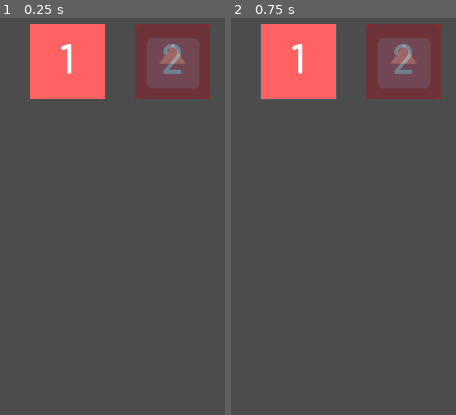
Above: before the commit, frames 1-2 (left to right).
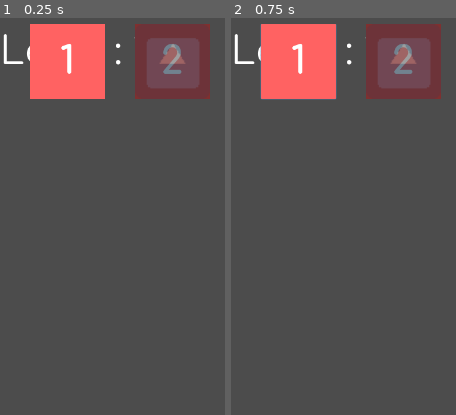
Above: after the commit, the same moments.

Repository: Clement-R/ludum_dare_49
Game: Godot game, scene res://Scenes/Game.tscn
Same seed, same stepped clock (60 frames per second), same inputs: the game is played once before the commit and once after it. The engine's default icon, where the game draws it, is replaced by a stand-in: a white triangle on a blue panel in a dark square.
Inputs (mouse positions are % of the whole screen's width and height, from its top left):
- Up to frame 1 (0.25 s): no input
- Up to frame 2 (0.75 s): click (15, 5) at 0.52 s
The pictures show only the part of the screen within x 0-50%, y 0-50%; the shares and areas given below are measured in that part.

The runs differ from the first frame. In frame 1, 0.3% of the frame differs, in the area x 1-60%, y 4-12%; in frame 2, 0.3%.

Commit message:
* fix wrong level index saved

Diff:
--- a/Actors/UI/UI.tscn
+++ b/Actors/UI/UI.tscn
@@ -103,5 +103,25 @@
 "_editor_description_": ""
 }
 
+[node name="Level" type="Label" parent="."]
+margin_top = 30.2449
+margin_right = 222.0
+margin_bottom = 102.245
+theme = ExtResource( 3 )
+custom_fonts/font = ExtResource( 4 )
+text = "Level : "
+__meta__ = {
+"_edit_use_anchors_": false
+}
+
+[node name="Levelndex" type="Label" parent="."]
+margin_left = 222.0
+margin_top = 30.2449
+margin_right = 422.0
+margin_bottom = 102.245
+theme = ExtResource( 3 )
+custom_fonts/font = ExtResource( 4 )
+text = "100"
+
 [connection signal="pressed" from="Victory/NextLevel" to="." method="_on_NextLevel_pressed"]
 [connection signal="pressed" from="Lose/Retry" to="." method="_on_Retry_pressed"]
--- a/Config/theme.tres
+++ b/Config/theme.tres
@@ -3,6 +3,7 @@
 [ext_resource path="res://Art/Fonts/BadComic_Font_0_3/TrueType/BadComic-Regular.ttf" type="DynamicFontData" id=1]
 
 [sub_resource type="DynamicFont" id=1]
+size = 32
 font_data = ExtResource( 1 )
 
 [resource]
--- a/Scripts/Events.gd
+++ b/Scripts/Events.gd
@@ -9,3 +9,4 @@
 
 signal next_level
 signal retry_level
+signal load_level(index)
--- a/Scripts/LevelSelection.gd
+++ b/Scripts/LevelSelection.gd
@@ -9,7 +9,6 @@
 
 	var levels = LevelsManager.get_all_levels()
 	var highest = LevelsManager.get_highest_level_completed()
-	highest += 1
 
 	var index = 0
 	for level in levels:
@@ -21,6 +20,6 @@
 		if index == 0:
 			button_instance.locked = false
 		else:
-			button_instance.locked = highest <= index;
+			button_instance.locked = highest < index;
 
 		index += 1
--- a/Scripts/LevelsManager.gd
+++ b/Scripts/LevelsManager.gd
@@ -42,7 +42,7 @@
 		var index = _levels.find(_current_level)
 		if index + 1 < len(_levels):
 			_current_level = _levels[index + 1]
-			_current_level_index = index
+			_current_level_index = index + 1
 			save_score()
 		else:
 			emit_signal("last_level_finished")
@@ -80,7 +80,7 @@
 func save_score():
 	var file = File.new()
 	file.open(score_file, File.WRITE)
-	file.store_var(_current_level_index + 1)
+	file.store_var(_current_level_index)
 	file.close()
 
 func _reset_score():
@@ -92,3 +92,4 @@
 	add_child(level_instance)
 	level_instance.position = Vector2.ZERO
 	_current_level_instance = level_instance
+	Events.emit_signal("load_level", _current_level_index)
--- a/Scripts/UI.gd
+++ b/Scripts/UI.gd
@@ -7,13 +7,16 @@
 
 var _next_level_button
 var _retry_button
+var _level_index
 
 func _ready() -> void:
 	Events.connect("tap_cooldown", self, "_on_tap_cooldown")
 	Events.connect("tap_cooldown_end", self, "_on_tap_cooldown_end")
 	Events.connect("win", self, "_on_win")
 	Events.connect("lose", self, "_on_lose")
+	Events.connect("load_level", self, "_on_load_level")
 
+	_level_index = $Levelndex
 	_texture_progress = $TapCooldown
 	_victory = $Victory
 	_lose = $Lose
@@ -40,3 +43,6 @@
 func _on_Retry_pressed() -> void:
 	Events.emit_signal("retry_level")
 	_lose.visible = false
+
+func _on_load_level(level_index: int) -> void:
+	_level_index.text = str(level_index + 1)
